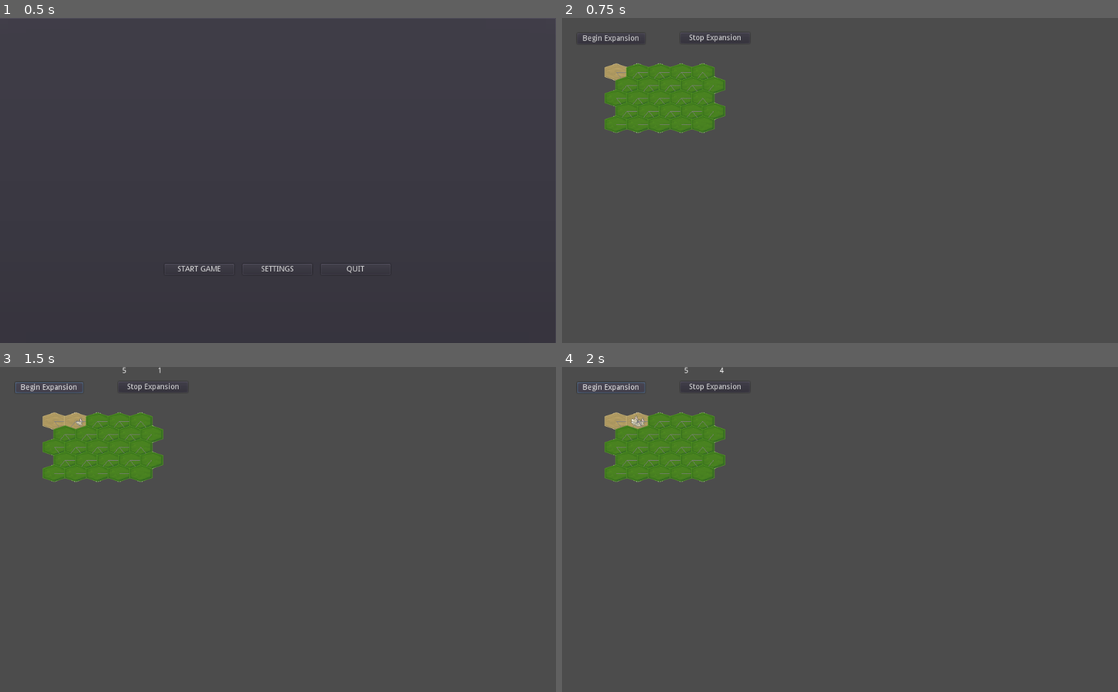
Above: before the commit, frames 1-4 (two rows, left to right).
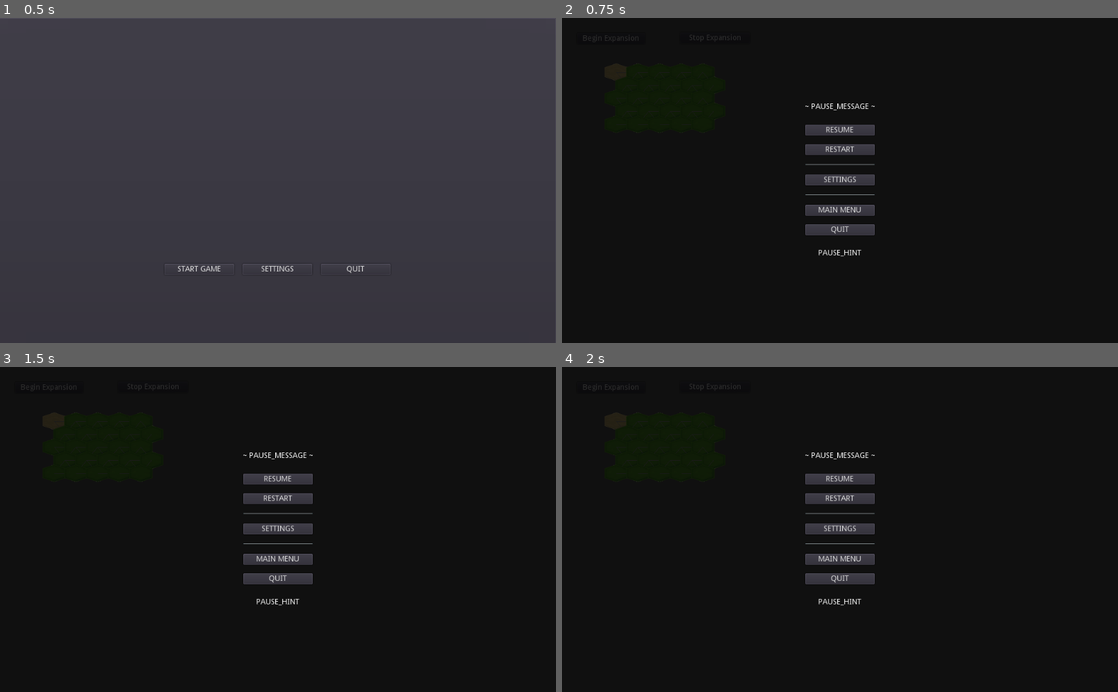
Above: after the commit, the same moments.

Repository: Cartogy/godot-wild-jam-36
Game: Godot game, scene res://src/Menu/Menu.tscn
Same seed, same stepped clock (60 frames per second), same inputs: the game is played once before the commit and once after it. The project has no main scene, so this scene is started directly.
Inputs:
- Up to frame 1 (0.5 s): no input
- Up to frame 2 (0.75 s): click "START GAME" at 0.5 s
- Up to frame 3 (1.5 s): click "Begin Expansion" at 1.25 s
- Up to frame 4 (2 s): no input

Frame 1 is identical in both runs. In frame 2, 98% of the frame differs, in the area x 0-100%, y 0-100%; in frame 3, 98%; in frame 4, 98%.

Commit message:
audio and main

Diff:
--- a/src/AutoLoad/AudioEngine/AudioEngine.tscn
+++ b/src/AutoLoad/AudioEngine/AudioEngine.tscn
@@ -65,28 +65,22 @@
 
 [node name="BackgroundPlayer" type="AudioStreamPlayer" parent="."]
 autoplay = true
-bus = "Music"
 
 [node name="SecondBackgroundPlayer" type="AudioStreamPlayer" parent="."]
 volume_db = -80.0
 autoplay = true
-bus = "Music"
 
 [node name="AmbiancePlayer" type="AudioStreamPlayer" parent="."]
 autoplay = true
-bus = "Music"
 
 [node name="DialoguePlayer" type="AudioStreamPlayer" parent="."]
 volume_db = -6.0
-bus = "SFX"
 
 [node name="ThrusterPlayer" type="AudioStreamPlayer" parent="."]
 volume_db = -12.0
-bus = "SFX"
 
 [node name="SunAmbiancePlayer" type="AudioStreamPlayer" parent="."]
 volume_db = -12.0
-bus = "SFX"
 
 [node name="Effects" type="Node" parent="."]
 script = ExtResource( 3 )
--- a/src/Main/Main.tscn
+++ b/src/Main/Main.tscn
@@ -34,6 +34,7 @@
 [node name="CanvasLayer" type="CanvasLayer" parent="."]
 
 [node name="PauseMenu" parent="CanvasLayer" instance=ExtResource( 3 )]
+visible = true
 
 [connection signal="pressed" from="Begin" to="BaseLevel" method="_on_Button_pressed"]
 [connection signal="pressed" from="Stop" to="BaseLevel" method="_on_Stop_pressed"]
